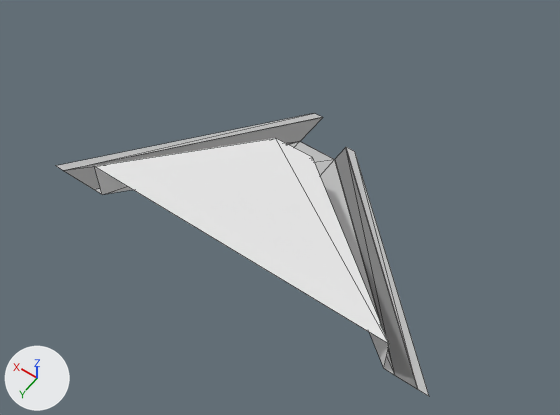
Renders of the glTF model assets/buildings/capitan_moreno.glb from each side of a commit.
One viewpoint serves both versions: a 50 mm lens placed at (-52.7, 86.1, 111.0), pointed at (-2.4, 15.6, 0.2). Every picture has the same lights, and +X, +Y and +Z are marked at lower left. The older version comes first. Mesh edges are drawn as thin lines. Objects named as collision shapes, trigger or cutter boxes, shadow casters or lower levels of detail are left out. Vertices at exactly the same position are counted once.

The older version as bpy lines, for what is in view:
```python
me_plane = bpy.data.meshes.new('Plane')
me_plane.from_pydata(...)  # 28 vertices, 32 faces; spans x -42.0..38.0, y -8.0..32.0, z 0.0..8.0
# faces by material slot: [10, 14, 8]
me_plane.materials.append(mat_wall)  # white #e7e7e7
me_plane.materials.append(mat_sidewalk)  # light grey #bfbfbf
me_plane.materials.append(mat_road)  # grey #808080
ob_plane = bpy.data.objects.new('Plane', me_plane)
ob_plane.location = (0.0, 0.0, 0.0)
```
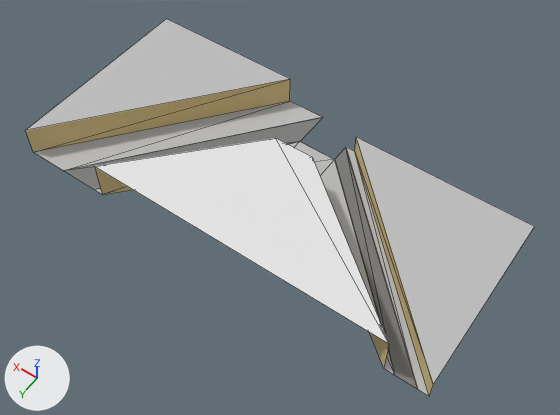
What the commit changed:
Material 'Yellowish' (mat_yellowish) is new.
Its base color is (0.687, 0.539, 0.254) (yellow #d8c28a).
Its roughness is 1.0.
me_plane is used by ob_plane; location (0.0, 0.0, 0.0).
me_plane had 28 vertices, 32 faces and spanned x -42.0..38.0, y -8.0..32.0, z 0.0..8.0.
me_plane now has 34 vertices, 38 faces and spans x -42.0..44.0, y -8.0..32.0, z 0.0..8.0.
Part 1, on me_plane:
2 vertices are removed from x 6.0..38.0, y -8.0..32.0, z 0.1.
2 faces are deleted.
8 vertices are added at x -42.0..44.0, y -8.0..32.0, z 0.1..6.1.
4 new faces join them, mat_sidewalk (light grey #bfbfbf).
4 new faces join them, mat_yellowish (yellow #d8c28a).
me_plane part 2: 6 faces spanning x -34.0..26.0, y 8.0..32.0, z 0.1..8.0 switch from mat_wall (white #e7e7e7) to mat_yellowish (yellow #d8c28a).

Location of each change, [x1, y1, x2, y2] in pixels of the pictures (560 x 415 px):
'Plane', reshaped (37% wider, 33% taller): before [57, 113, 429, 396]; after [25, 19, 534, 396]
part 1 of me_plane, built on: before [57, 113, 322, 170]; after [25, 19, 534, 395]
part 2 of me_plane, recoloured: [94, 166, 389, 368] in both
